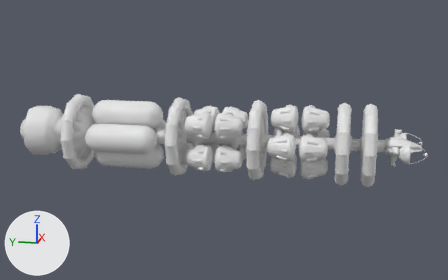
One commit to the Blender file trunk/media/models/vehicles/longshot/longshot.blend: the scene before it, then after it.
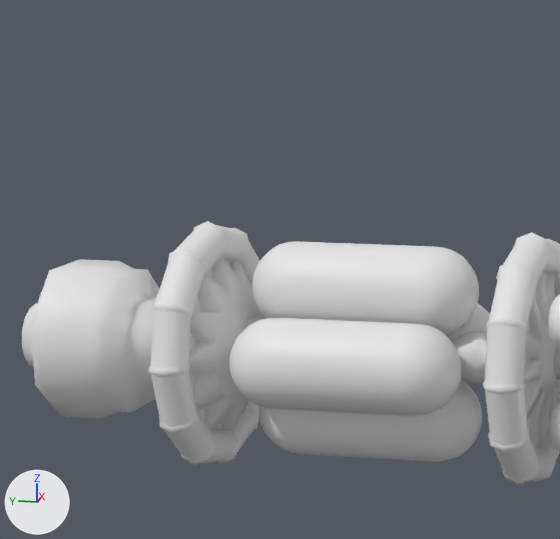
The first picture shows the older version from a 50 mm camera at (-97.5, -20.4, 24.2) aimed at (0.3, -0.8, -0.3). The close-ups show both versions on the part from 3% to 42% of the width and 9% to 69% of the height of that picture; other places that the commit changed are outside them. Every picture has the same lights, and +X, +Y and +Z are marked at lower left.
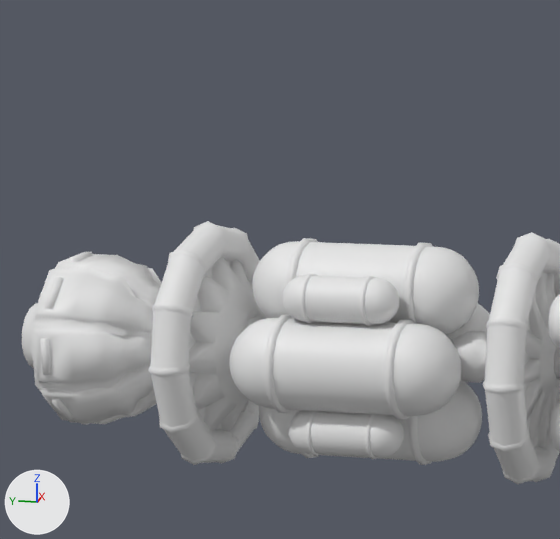
Where the change shows, as pixel boxes (x1, y1, x2, y2) in the close-ups (560 x 539 px):
'Sphere.003', moved: before (229, 318, 461, 416); after (259, 379, 482, 465)
'Cone.004', moved: (148, 221, 265, 465) in both
'Cube.001', moved: before (30, 259, 560, 419); after (246, 315, 560, 383)
'Cube.004', added: after (30, 251, 161, 425)
'Sphere.005', reshaped, moved, turned: before (252, 241, 479, 335); after (252, 238, 479, 335)
'Sphere.008', added: after (282, 274, 399, 326)
'Sphere.009', added: after (289, 410, 404, 459)
part 1 of me_sphere_003, added: after (360, 242, 432, 465)
part 2 of me_sphere_003, added: after (264, 238, 320, 458)
part 3 of me_cube_001, deleted: before (30, 259, 160, 419)

The change in detail:
me_sphere_003 is used by ob_sphere_002; location (3.389, 15.68, 0.0); rotation (1.571, 0.0, 1.571), in degrees (90, 0, 90).
me_sphere_003 had 274 vertices, 288 faces and spanned x -6.11..6.11, y -2.38..2.38, z -2.38..2.38.
me_sphere_003 now has 402 vertices, 416 faces and spans x -6.11..6.11, y -2.57..2.57, z -2.57..2.57.
me_sphere_003 part 1: a new loose piece of 64 vertices spanning x -3.51..-2.84, y -2.57..2.57, z -2.57..2.57.
me_sphere_003 part 2: a new loose piece of 64 vertices spanning x 2.85..3.51, y -2.57..2.57, z -2.57..2.57.
me_cube_001 is used by ob_cube_001; location (0.0, -28.59, 0.0); rotation (1.571, 0.0, 0.0), in degrees (90, 0, 0).
me_cube_001 had 192 vertices, 190 faces and spanned x -4.0..4.0, y -4.0..4.0, z -61.4..-1.7.
me_cube_001 now has 120 vertices, 115 faces and spans x -1.6..1.6, y -1.6..1.6, z -55.7..-1.7.
Part 3, on me_cube_001:
72 vertices are removed from x -4.0..4.0, y -4.0..4.0, z -61.4..-56.2.
75 faces are deleted.
Mesh me_cube_003 is new.
It has 370 vertices, 376 faces and spans x -4.62..4.62, y -4.62..4.62, z -61.35..-55.63.
In object 'Cone.004' (ob_cone_004), parent is now set to ob_empty.
In object 'Cone.004' (ob_cone_004), matrix_parent_inverse is now set to Matrix(((0.0573, 0.0, 0.0, 0.0), (0.0, 0.0, 0.0573, 0.0), (0.0, -0.0573, 0.0, 0.0), (0.0, 0.0, 0.0, 1.0))).
In object 'Sphere.005' (ob_sphere_005), parent is now set to ob_empty.
In object 'Sphere.005' (ob_sphere_005), matrix_parent_inverse is now set to Matrix(((0.0573, 0.0, 0.0, 0.0), (0.0, 0.0, 0.0573, 0.0), (0.0, -0.0573, 0.0, 0.0), (0.0, 0.0, 0.0, 1.0))).
Object 'Sphere.005' (ob_sphere_005) turns from (90, 0, 90) to (360, 0, 90) degrees about x, y and z.
Object 'Sphere.003' (ob_sphere_003) now shows me_sphere_003 instead of me_sphere_004.
In object 'Sphere.003' (ob_sphere_003), parent is now set to ob_empty.
In object 'Sphere.003' (ob_sphere_003), matrix_parent_inverse is now set to Matrix(((0.0573, 0.0, 0.0, 0.0), (0.0, 0.0, 0.0573, 0.0), (0.0, -0.0573, 0.0, 0.0), (0.0, 0.0, 0.0, 1.0))).
In object 'Cube.001' (ob_cube_001), parent is now set to ob_empty.
In object 'Cube.001' (ob_cube_001), matrix_parent_inverse is now set to Matrix(((0.0573, 0.0, 0.0, 0.0), (0.0, 0.0, 0.0573, 0.0), (0.0, -0.0573, 0.0, 0.0), (0.0, 0.0, 0.0, 1.0))).
Object 'Empty' (ob_empty) is new.
Its location is (0.0, 0.0, 0.0).
Its rotation in degrees is (90, 0, 0).
Its scale is (17.5, 17.5, 17.5).
Object 'Cube.004' (ob_cube_004) is new; it shows me_cube_003.
Its parent is ob_empty.
Its matrix parent inverse is Matrix(((0.0573, 0.0, 0.0, 0.0), (0.0, 0.0, 0.0573, 0.0), (0.0, -0.0573, 0.0, 0.0), (0.0, 0.0, 0.0, 1.0))).
Its location is (0.0, -28.59, 0.0).
Its rotation in degrees is (90, 0, 0).
It gains a EDGE_SPLIT modifier named 'EdgeSplit'.
Modifier setting: use_edge_angle = False.
Object 'Sphere.008' (ob_sphere_008) is new; it shows me_sphere_003.
Its parent is ob_empty.
Its matrix parent inverse is Matrix(((0.0573, 0.0, 0.0, 0.0), (0.0, 0.0, 0.0573, 0.0), (0.0, -0.0573, 0.0, 0.0), (0.0, 0.0, 0.0, 1.0))).
Its location is (-3.498, 15.72, 3.498).
Its rotation in degrees is (-45, 0, 90).
Its scale is (0.5, 0.5, 0.5).
Object 'Sphere.009' (ob_sphere_009) is new; it shows me_sphere_003.
Its parent is ob_empty.
Its matrix parent inverse is Matrix(((0.0573, 0.0, 0.0, 0.0), (0.0, 0.0, 0.0573, 0.0), (0.0, -0.0573, 0.0, 0.0), (0.0, 0.0, 0.0, 1.0))).
Its location is (-3.498, 15.72, -3.498).
Its rotation in degrees is (-135, 0, 90).
Its scale is (0.5, 0.5, 0.5).
